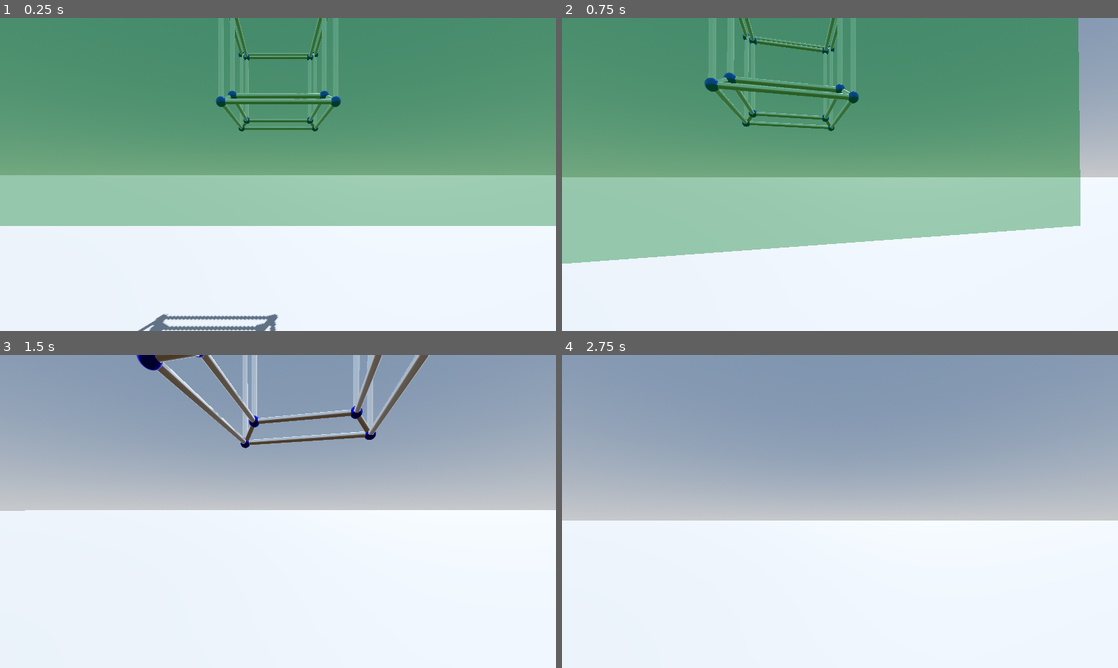
Above: before the commit, frames 1-4 (two rows, left to right).
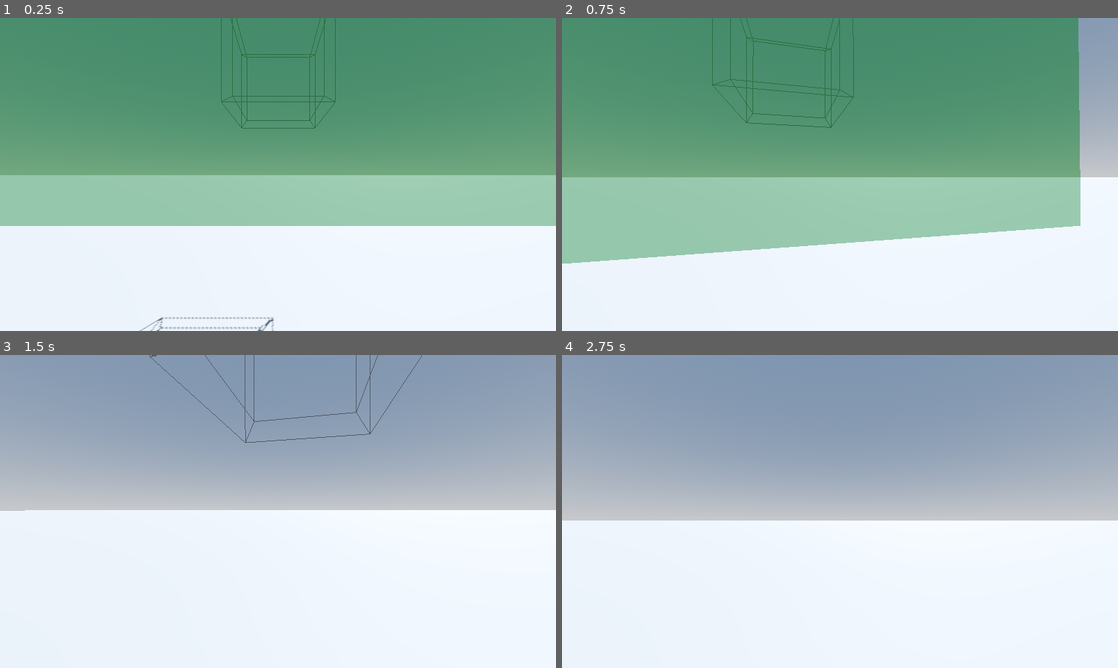
Above: after the commit, the same moments.

Repository: Stantrh/Projet_Tutore_4D_VR_KOMODZINSKI_RYSAK_TROHA
Game: Godot game, scene res://Scenes/world.tscn
Two runs of this game, one before a commit and one after it. Both use one fixed random seed, a clock stepped at 60 frames per second and the inputs below. This scene is started directly instead of the project's main scene.
Inputs (mouse positions are in pixels of both pictures, inside the frame that each line leads up to):
- Up to frame 1 (0.25 s): no input
- Up to frame 2 (0.75 s): tap Enter at 0.5 s; move the mouse to (867, 174) at 0.52 s; hold W (move_forward) from 0.53 s (still down); hold Middle mouse button (rotate) from 0.53 s (still down)
- Up to frame 3 (1.5 s): keep holding W (move_forward); click (305, 511) at 0.8 s; move the mouse to (250, 511) at 1.27 s; release Middle mouse button (rotate) at 1.28 s; click (250, 511) at 1.35 s
- Up to frame 4 (2.75 s): keep holding W (move_forward); tap Middle mouse button (rotate) at 1.55 s; move the mouse to (851, 505) at 2.02 s; hold Middle mouse button (rotate) from 2.03 s (still down); click (851, 505) at 2.3 s

The runs differ from the first frame. In frame 1, 2.1% of the frame differs, in the area x 24-62%, y 0-100%; in frame 2, 1.9%; in frame 3, 3.4%, in the area x 24-78%, y 0-30%; in frame 4, nothing differs.

Commit message:
Rotation Fixe

Diff:
--- a/app4d/Scenes/world.tscn
+++ b/app4d/Scenes/world.tscn
@@ -42,7 +42,6 @@
 
 [node name="ZoneAffichage" parent="." instance=ExtResource("5_vwbob")]
 transform = Transform3D(1, 0, 0, 0, 1, 0, 0, 0, 1, 0, 10, 0)
-mesh_mode = 2
 area_min = Vector3(-3, -3, -3)
 area_max = Vector3(3, 3, 3)
 
--- a/app4d/Scripts/hyper_cube.gd
+++ b/app4d/Scripts/hyper_cube.gd
@@ -82,15 +82,22 @@
 		WorldInfo.camera.get_parent().camera_moved.connect(_on_camera_moved)
 
 func _on_camera_moved():
-	print("yep")
 	if projection_mode == 0 :
-		print("youhou")
 		if mesh_mode == MeshMode.STYLISH:
 			update_stylish_hypercube()
 		else:
 			update_hypercube()
 
-
+func stop_rotation():
+	is_rotate = false
+	var new_vertices = []
+	for vertice in dynamic_vertices :
+		new_vertices.append(rotate_4d(vertice, rotation_angle, axe_a, axe_b, rotation_angle2, axe2_a, axe2_b))
+	dynamic_vertices = new_vertices
+	if mesh_mode == MeshMode.STYLISH :
+		update_stylish_hypercube()
+	else :
+		update_hypercube()
 func _process(delta):
 	if !is_up_to_date:
 		return
@@ -135,7 +142,7 @@
 		stylish_spheres.append(sphere_instance)
 
 	# Calcul des arêtes de l'hypercube (elles ne changent pas)
-	stylish_edges = get_hypercube_edges()
+	stylish_edges = object.EDGES
 
 	# Création des cylindres pour les arêtes
 	for edge in stylish_edges:
@@ -395,7 +402,7 @@
 	# On construit les arêtes
 	# get_hypercube_edges est une méthodes qui renvoie les arêtes de l'hypercube
 	# donc edge est un tableau qui contient chaque segment --> [[sommet1, sommet2], [sommet4, sommet6], []]
-	for edge in get_hypercube_edges():
+	for edge in object.EDGES:
 		# On applique la projection aux sommets
 		var p1 = apply_projection(vertices[edge[0]])
 		var p2 = apply_projection(vertices[edge[1]])
@@ -421,7 +428,7 @@
 	surface_tool.begin(Mesh.PRIMITIVE_LINES)
 
 	# Pour chaque arête de l'hypercube (chaque edge est un tableau [index_sommet1, index_sommet2])
-	for edge in get_hypercube_edges():
+	for edge in object.EDGES:
 		# On récupère directement les positions 3D des sommets
 		var p1: Vector3 = vertices[edge[0]]
 		var p2: Vector3 = vertices[edge[1]]
@@ -475,7 +482,7 @@
 	# Ici on créer un cylindre pour chaque arête
 	# Pour rappel, get_hypercube_edges est une méthodes qui renvoie les arêtes de l'hypercube
 	# donc edge est un tableau qui contient chaque segment --> [[sommet1, sommet2], [sommet4, sommet6], []]
-	for edge in get_hypercube_edges():
+	for edge in object.EDGES:
 		# On applique la projection aux sommets
 		var p1 = vertices[edge[0]]
 		var p2 = vertices[edge[1]]
--- a/app4d/Scripts/hypercube_constants.gd
+++ b/app4d/Scripts/hypercube_constants.gd
@@ -25,6 +25,20 @@
 	Color(0, 1, 1, 1),  # cyan
 	Color(1, 0.5, 0, 1),# orange
 	Color(0.5, 0, 1, 1) # violet
+]
+const EDGES = [
+	# Connexions dans chaque cube 3D
+	[0, 1], [1, 3], [3, 2], [2, 0], # Face avant
+	[4, 5], [5, 7], [7, 6], [6, 4], # Face arrière
+	[0, 4], [1, 5], [2, 6], [3, 7], # Connexions entre face avant et arrière
+
+	[8, 9], [9, 11], [11, 10], [10, 8], # Face avant du cube 3D parallèle
+	[12, 13], [13, 15], [15, 14], [14, 12], # Face arrière du cube 3D parallèle
+	[8, 12], [9, 13], [10, 14], [11, 15], # Connexions entre face avant et arrière
+
+	# Connexions entre les deux cubes 3D dans la 4e dimension
+	[0, 8], [1, 9], [2, 10], [3, 11],
+	[4, 12], [5, 13], [6, 14], [7, 15]
 ]
 
 const DIMENSIONS = [
--- a/app4d/Scripts/stacked_constant.gd
+++ b/app4d/Scripts/stacked_constant.gd
@@ -19,7 +19,7 @@
 var DEFAULT_VERTICES = generate_transformed_hypercube_vertices()
 
 var CUBES = generate_cells(DEFAULT_VERTICES)
-
+var EDGES = get_hypercube_edges()
 
 func generate_transformed_hypercube_vertices() -> Array:
 	var all_hypercubes = []
@@ -56,3 +56,11 @@
 func _ready():
 	print("Total Sommets:", DEFAULT_VERTICES.size())
 	print("Total Cellules:", CUBES)
+
+func get_hypercube_edges() -> Array:
+	var edges = []
+	for i in range(DEFAULT_VERTICES.size()):
+		for j in range(i + 1, DEFAULT_VERTICES.size()):
+			if (DEFAULT_VERTICES[i] - DEFAULT_VERTICES[j]).length() == 2:
+				edges.append([i, j])
+	return edges
--- a/app4d/Scripts/ui.gd
+++ b/app4d/Scripts/ui.gd
@@ -142,7 +142,7 @@
 					print("axe2_a : " + str(axe2_a))
 					print("axe2_b : " + str(axe2_b))
 				elif active_rotations.size() == 0:
-					object_controlled.is_rotate = false
+					object_controlled.stop_rotation()
 
 
 
